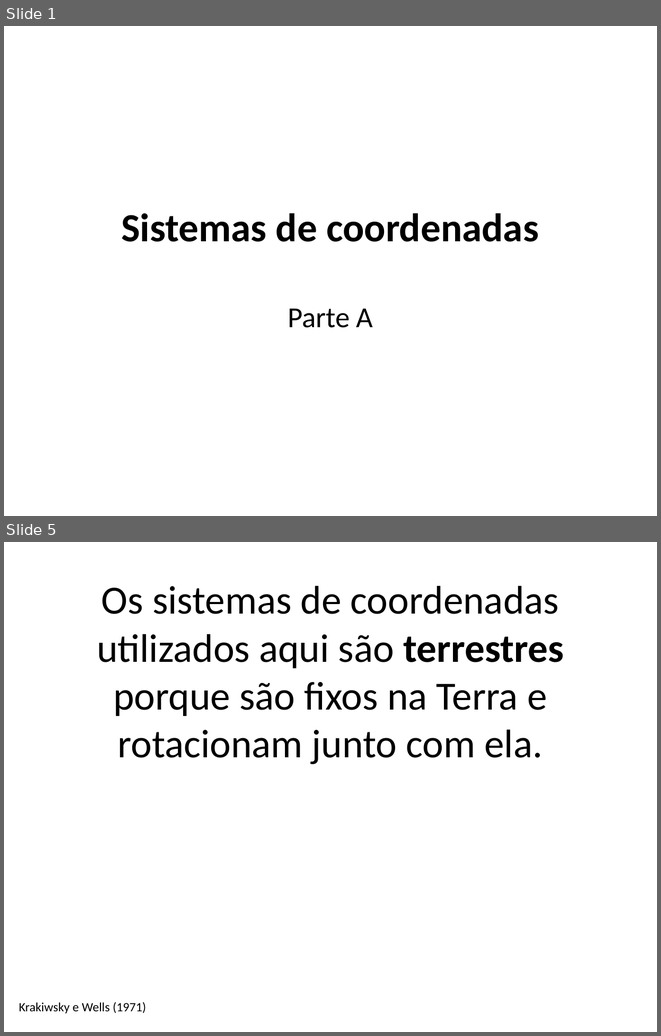
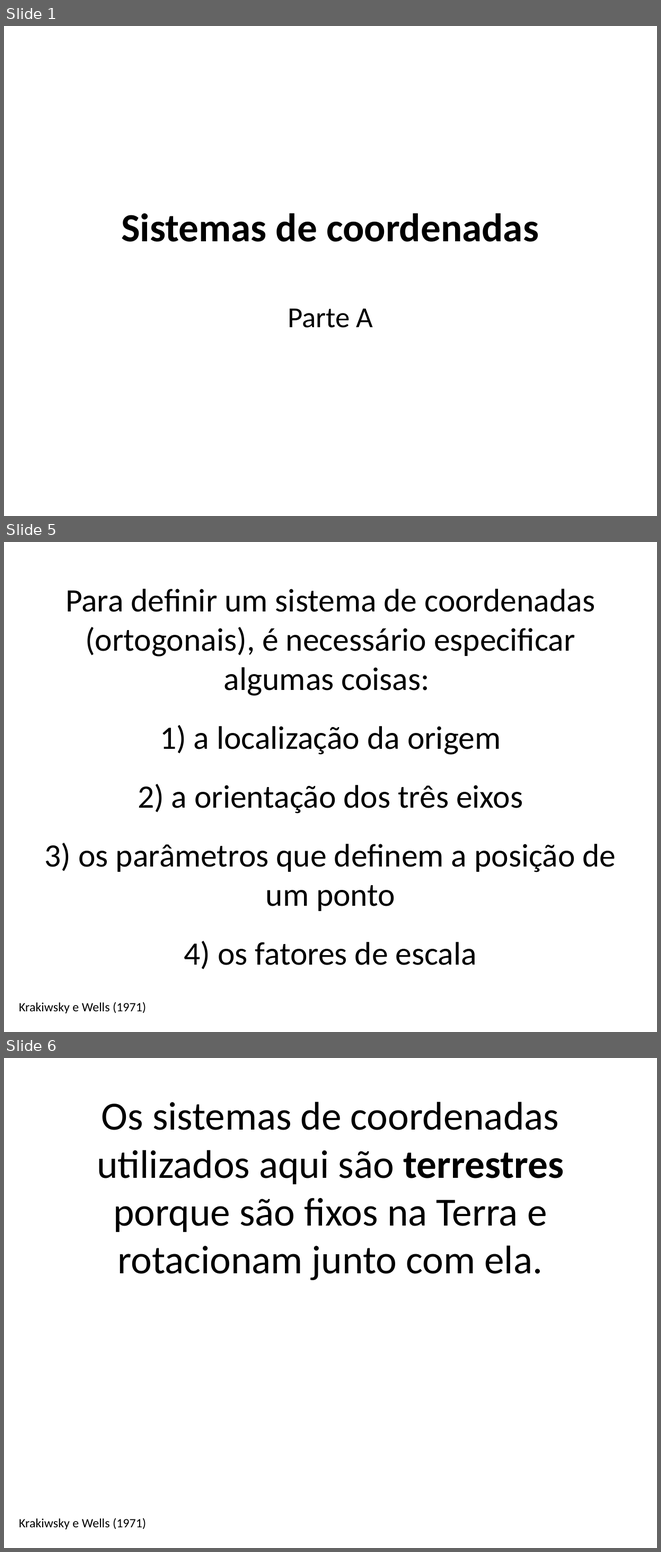
Before and after one commit to birocoles/Disciplina-metodos-potenciais, a slide deck: Topics/Sistemas_coordenadas_A.odp. Shown one above the other, each under a label of ours: slides 1 and 5 before the commit, slides 1, 5 and 6 after it; the slides between them are not shown. The pictures are 661x1036 and 661x1552 pixels, drawn with LibreOffice and Linux fonts; fonts in the diff are those of the drawing. Boxes give left, top, right and bottom in pixels: in the first picture for what was removed or moved away, otherwise in the second. Text is boxed around its words. In the diff, an @@ line names an element or a change of style, - is before the commit and + after.

Commit message:
small changes in Sistemas_coordenadas

```diff
--- a/Topics/Sistemas_coordenadas_A.odp
+++ b/Topics/Sistemas_coordenadas_A.odp
@@ slide 5 added at (4,542,657,1032), background #FFFFFF @@
@@ text added at (45,589,616,969), 36 pt, text #000000 @@
+Para definir um sistema de coordenadas (ortogonais), é necessário especificar algumas coisas:
+1) a localização da origem
+2) a orientação dos três eixos
+3) os parâmetros que definem a posição de um ponto
+4) os fatores de escala
@@ text added at (19,1002,146,1013), 14 pt, text #000000 @@
+Krakiwsky e Wells (1971)
@@ what was slide 5 is now slide 6 @@
```
Also in this commit, not shown: 3 slides changed, 1 other file.
